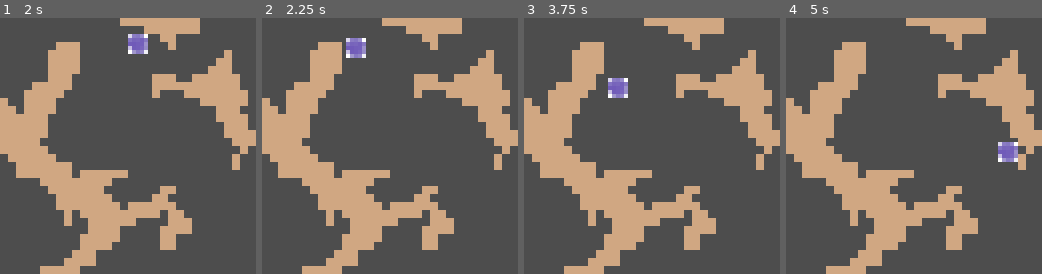
Above: before the commit, frames 1-4 (left to right).
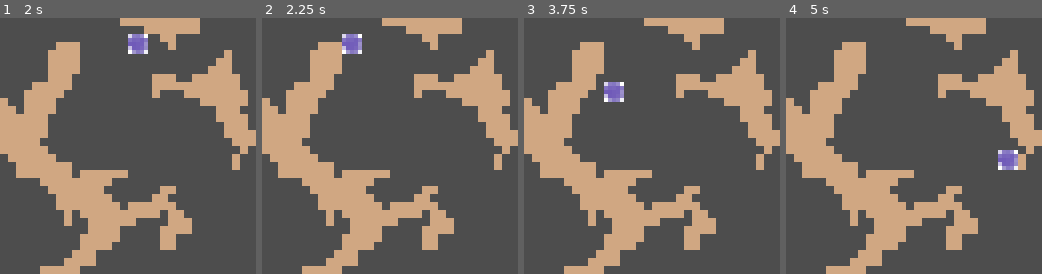
Above: after the commit, the same moments.

Repository: alienmist325/LowRezJam25
Game: Godot game, scene res://scenes/game.tscn
The game is run twice, just before and just after one commit, with the same random seed, the same clock (stepped at 60 frames per second) and the same inputs.
Inputs:
- Up to frame 1 (2 s): tap Enter at 0.5 s; hold Up (ui_up) from 0.53 s (still down); tap Space at 1.25 s
- Up to frame 2 (2.25 s): tap Enter at 2 s; release Up (ui_up) at 2.03 s; hold Left (ui_left) from 2.03 s (still down)
- Up to frame 3 (3.75 s): tap Space at 2.75 s; tap Enter at 3.5 s; release Left (ui_left) at 3.53 s; hold Down (ui_down) from 3.53 s (still down)
- Up to frame 4 (5 s): release Down (ui_down) at 4.28 s; hold Right (ui_right) from 4.28 s (still down)

Frame 1 is identical in both runs. In frame 2, 0.6% of the frame differs, in the area x 31-41%, y 6-16%; in frame 3, 0.6%; in frame 4, 0.8%, in the area x 82-91%, y 48-60%.

Commit message:
add attack spritesheet and minor collision change

Diff:
--- a/scenes/game.tscn
+++ b/scenes/game.tscn
@@ -7,8 +7,6 @@
 texture = ExtResource("2_et1cc")
 texture_region_size = Vector2i(2, 2)
 0:0/0 = 0
-0:0/0/physics_layer_0/linear_velocity = Vector2(0, 0)
-0:0/0/physics_layer_0/angular_velocity = 0.0
 0:0/0/physics_layer_0/polygon_0/points = PackedVector2Array(-1, -1, 1, -1, 1, 1, -1, 1)
 
 [sub_resource type="TileSet" id="TileSet_qfwol"]
--- a/scenes/player.tscn
+++ b/scenes/player.tscn
@@ -26,11 +26,8 @@
 script = ExtResource("1_g2els")
 
 [node name="CollisionShape2D" type="CollisionPolygon2D" parent="CharacterBody2D"]
-scale = Vector2(1, 1)
-build_mode = 1
-polygon = PackedVector2Array(-1, -1, 6, -1, 6, 6, -1, 6)
+polygon = PackedVector2Array(0, 0, 5, 0, 5, 5, 0, 5)
 
 [node name="AnimatedSprite2D" type="AnimatedSprite2D" parent="CharacterBody2D/CollisionShape2D"]
-scale = Vector2(1, 1)
 sprite_frames = SubResource("SpriteFrames_qhqgy")
 centered = false
Binary file added: assets/temp_attack_spritesheet.png
Not shown: 1 places in scenes/player.tscn that only renumber resources
